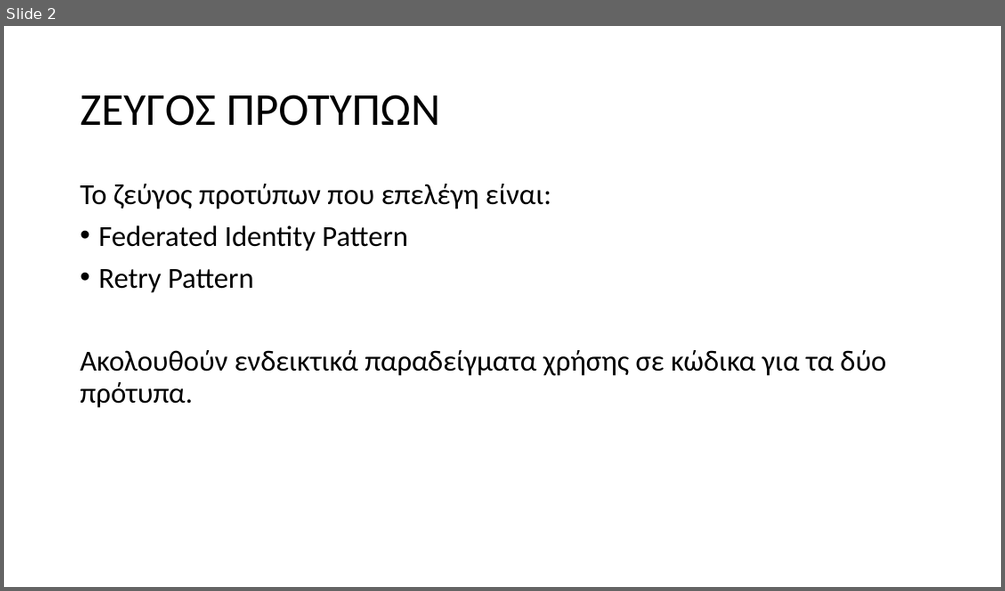
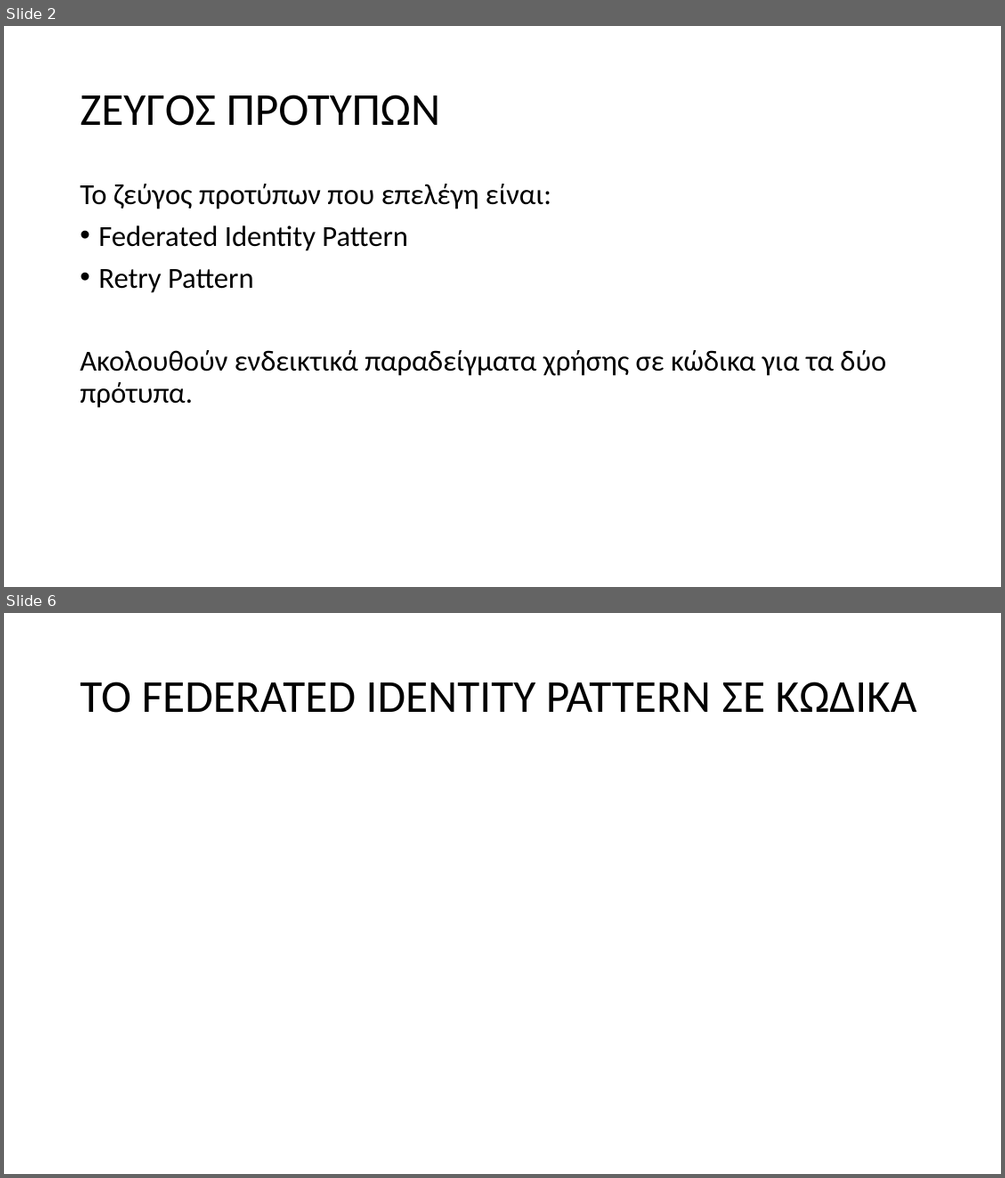
Before and after one commit to GeorgeMC2610/Design-Patterns, a slide deck: Exercise 3/Microsoft Design Patterns/Microsoft Design Patterns.pptx. Shown one above the other, each under a label of ours: slide 2 before the commit, slides 2 and 6 after it; the slides between them are not shown. The pictures are 1005x591 and 1005x1178 pixels, drawn with LibreOffice and Linux fonts; fonts in the diff are those of the drawing. Boxes give left, top, right and bottom in pixels: in the first picture for what was removed or moved away, otherwise in the second. Text is boxed around its words. In the diff, an @@ line names an element or a change of style, - is before the commit and + after.

Commit message:
επεξήγηση του federated identity pattern

```diff
--- a/Exercise 3/Microsoft Design Patterns/Microsoft Design Patterns.pptx
+++ b/Exercise 3/Microsoft Design Patterns/Microsoft Design Patterns.pptx
@@ slide 6 added at [4, 613, 1001, 1174], background #FFFFFF @@
@@ title added at [80, 682, 917, 713], 44 pt, text #000000 @@
+ΤΟ FEDERATED IDENTITY PATTERN ΣΕ ΚΩΔΙΚΑ
```
Also in this commit, not shown: 1 slide changed, 2 other slides added.
